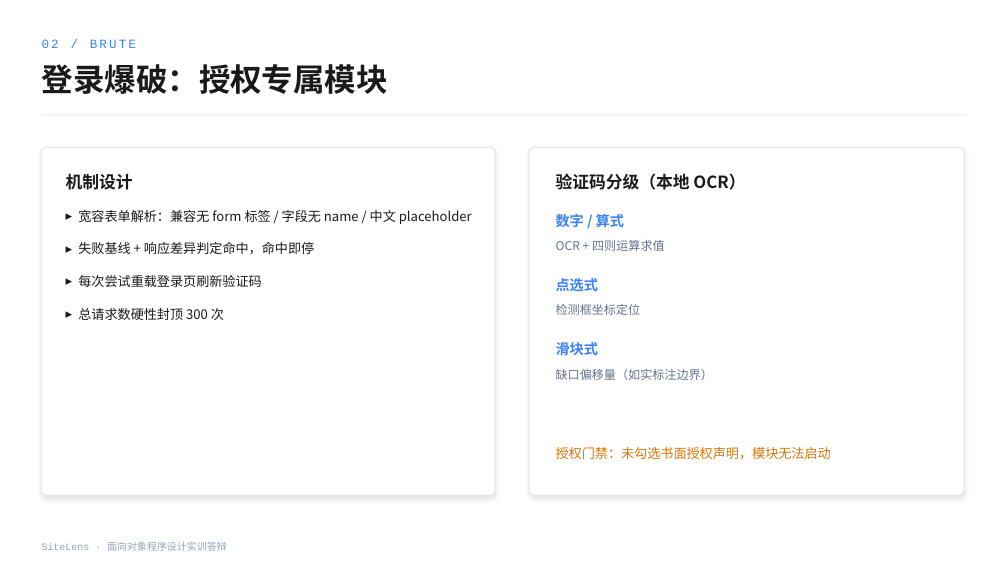
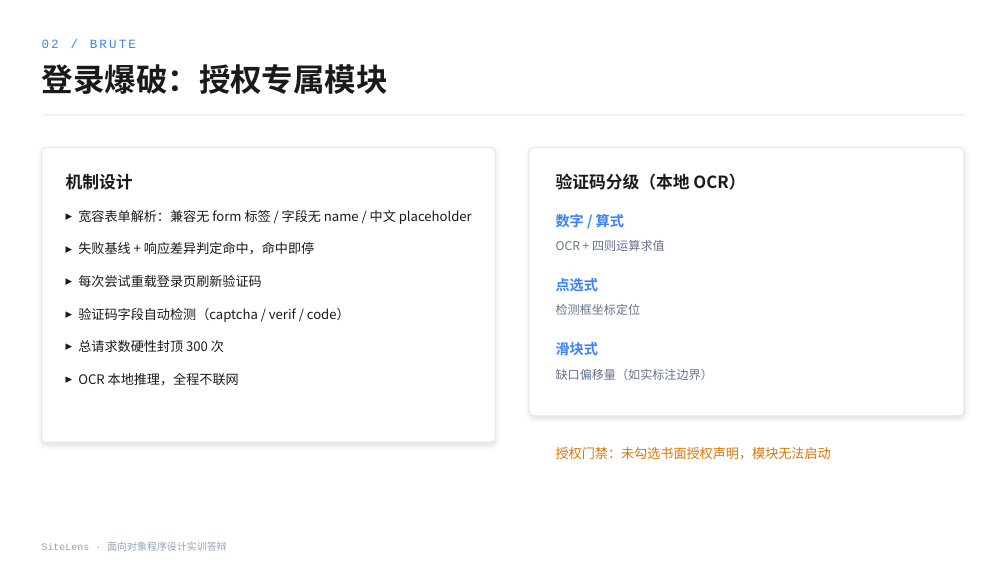
Before and after one commit to zep4yrs/sitelens, a slide deck: slide 18 of docs/答辩演示-SiteLens.pptx. Drawn at 1008x567 pixels with LibreOffice and Linux fonts; fonts in the diff are those of the drawing; background and template pictures are left out. Boxes give left, top, right and bottom in pixels: in the first picture for what was removed or moved away, otherwise in the second. Text is boxed around its words. In the diff, an @@ line names an element or a change of style, - is before the commit and + after.

```diff
--- a/docs/答辩演示-SiteLens.pptx
+++ b/docs/答辩演示-SiteLens.pptx
@@ rounded rectangle resized from (x1=42, y1=147, x2=495, y2=495) to (x1=42, y1=147, x2=495, y2=442) @@
@@ rounded rectangle at (x1=42, y1=147, x2=495, y2=442): proportions changed @@
@@ rounded rectangle at (x1=529, y1=147, x2=964, y2=416): proportions changed @@
@@ rounded rectangle resized from (x1=529, y1=147, x2=964, y2=495) to (x1=529, y1=147, x2=964, y2=416) @@
@@ text at (x1=78, y1=308, x2=350, y2=322): paragraph added @@
+▸ 验证码字段自动检测（captcha / verif / code）
@@ text at (x1=78, y1=373, x2=239, y2=385): paragraph added @@
+▸ OCR 本地推理，全程不联网
```
Also in this commit, not shown: 6 other slides changed, 10 other files.
